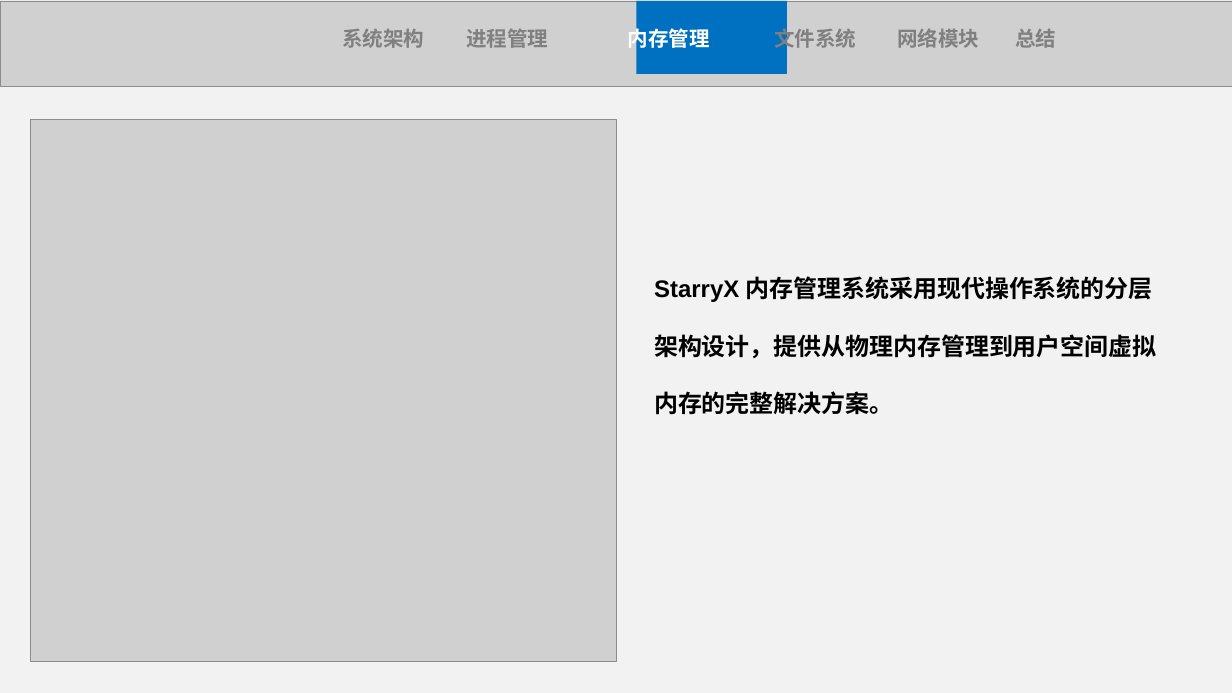
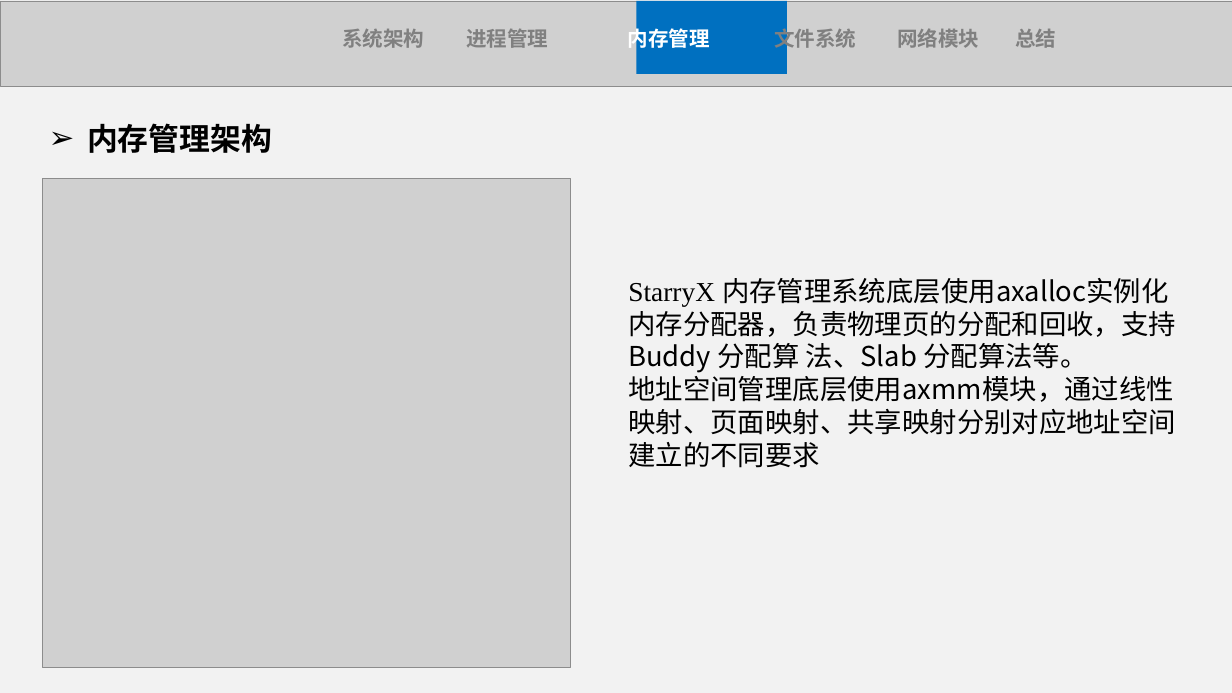
Before and after one commit to Anekoique/StarryX, a slide deck: slide 15 of docs/StarryX.pptx (slide 11 before the commit). Drawn at 1232x693 pixels with LibreOffice and Linux fonts; fonts in the diff are those of the drawing; grey boxes stand for pictures. Boxes give left, top, right and bottom in pixels: in the first picture for what was removed or moved away, otherwise in the second. Text is boxed around its words. In the diff, an @@ line names an element or a change of style, - is before the commit and + after.

```diff
--- a/docs/StarryX.pptx
+++ b/docs/StarryX.pptx
@@ text added at (x1=87, y1=123, x2=272, y2=153), 36 pt, text #000000, bold @@
+➢ 内存管理架构
@@ picture resized from (x1=31, y1=119, x2=616, y2=661) to (x1=43, y1=179, x2=570, y2=668) @@
@@ text at (x1=628, y1=278, x2=1176, y2=468): text changed; size 28 to 32 pt; font Arial to Noto Sans CJK SC; bold off @@
-StarryX 内存管理系统采用现代操作系统的分层
-架构设计，提供从物理内存管理到用户空间虚拟
-内存的完整解决方案。
+StarryX 内存管理系统底层使用axalloc实例化内存分配器，负责物理页的分配和回收，支持 Buddy 分配算 法、Slab 分配算法等。
+地址空间管理底层使用axmm模块，通过线性映射、页面映射、共享映射分别对应地址空间建立的不同要求
```
Also in this commit, not shown: 18 other slides changed, 3 slides added, 1 slide removed, 3 other files.
